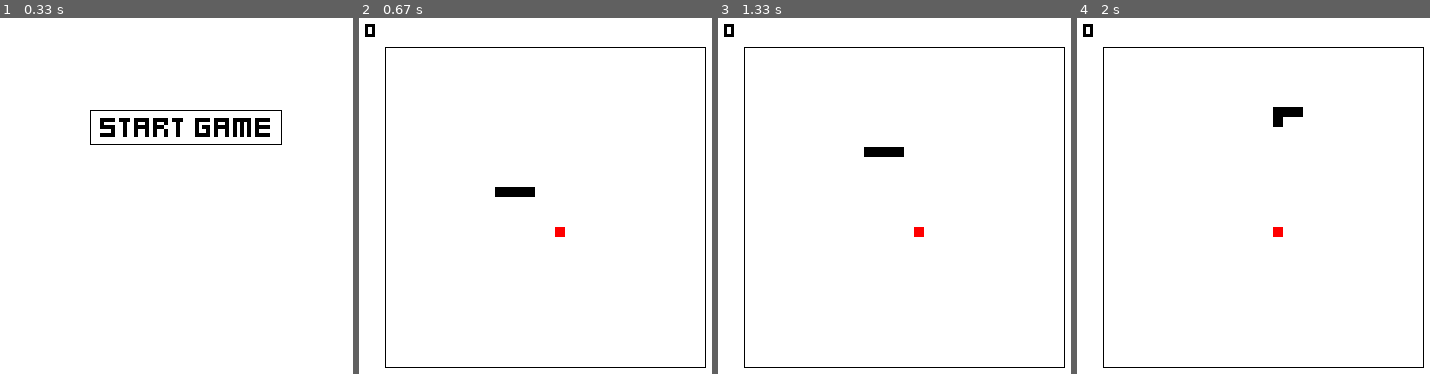
Above: before the commit, frames 1-4 (left to right).
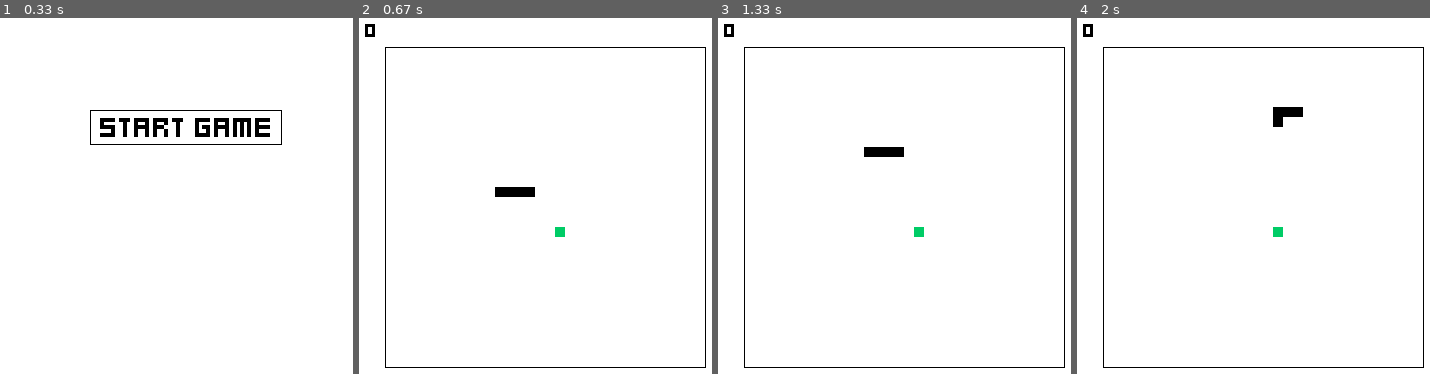
Above: after the commit, the same moments.

Repository: BorZzzenko/Simple-Snake-Game-Pygame
Game: pygame game, started from MainWindow.pyw
The game is run twice, just before and just after one commit, with the same random seed, the same clock (stepped at 60 frames per second) and the same inputs.
Inputs (mouse positions are in pixels of both pictures, inside the frame that each line leads up to):
- Up to frame 1 (0.33 s): no input
- Up to frame 2 (0.67 s): click (546, 128) at 0.38 s
- Up to frame 3 (1.33 s): tap W at 0.67 s; hold Right from 1 s (still down)
- Up to frame 4 (2 s): release Right at 1.47 s; hold Up 1.5-1.8 s; hold Right from 1.83 s (still down)

Frame 1 is identical in both runs. In frame 2, less than 0.1% of the frame differs, in the area x 55-59%, y 58-62%; in frame 3, less than 0.1%; in frame 4, less than 0.1%.

Commit message:
added bonus food with a lot of score points

Diff:
--- a/Food.py
+++ b/Food.py
@@ -1,5 +1,10 @@
 from GameFieldObject import GameFieldObject
 
 class Food(GameFieldObject):
-    def __init__(self, x, y):
-        return super().__init__(x, y)
+    def __init__(self, x, y, score):
+        GameFieldObject.__init__(self, x, y)
+        self.__score = score
+
+    @property
+    def score(self):
+        return self.__score
--- a/GameField.py
+++ b/GameField.py
@@ -56,7 +56,7 @@
 
         return self.__snake
 
-    def add_food(self):
+    def add_food(self, score):
         if self.__food is None:
             x = y = 0
             while True:
@@ -66,7 +66,7 @@
                 if (x, y) not in self.__snake:
                     break
 
-            self.__food = Food(x, y)
+            self.__food = Food(x, y, score)
 
     def delete_food(self):
         del self.__food
--- a/MainWindow.pyw
+++ b/MainWindow.pyw
@@ -3,7 +3,7 @@
 from GameField import GameField
 
 class Window():
-    def __init__(self, width, height, cell_width = 10):
+    def __init__(self, width, height, cell_width = 10, normal_score_points = 10):
         self.__width = width
         self.__height = height
 
@@ -11,6 +11,9 @@
 
         self.CELL_WIDTH = cell_width
         self.INDENT = 4 * self.CELL_WIDTH
+        self.SCORE_POINTS = normal_score_points
+        self.BONUS_SCORE_POINTS = normal_score_points * 3 // 2
+
         self.colors = self.Color()
 
         pygame.init()
@@ -24,6 +27,7 @@
         BLACK = (0, 0, 0),
         WHITE = (255, 255, 255),
         RED = (255, 0, 0)
+        GREEN = (0, 204, 102)
 
     def draw(self):
         self.__screen.fill(self.colors.WHITE)
@@ -70,7 +74,9 @@
     def draw_food(self):
         food = self.__game_field.food
         if food is not None:
-            pygame.draw.rect(self.__screen, self.colors.RED,
+            color = self.colors.GREEN if food.score == 10 else self.colors.RED
+
+            pygame.draw.rect(self.__screen, color,
                             [food.x * self.CELL_WIDTH, food.y * self.CELL_WIDTH,
                             self.CELL_WIDTH, self.CELL_WIDTH])
 
@@ -123,6 +129,8 @@
     def game_loop(self):
         snake = self.__game_field.add_snake()
 
+        food_counter = 0
+
         clock = pygame.time.Clock()
 
         while True:
@@ -133,6 +141,7 @@
                 if event.type == pygame.QUIT:
                     exit()
 
+            # Snake movement control
             keys = pygame.key.get_pressed()
             for key in keys:
                 if keys[pygame.K_LEFT] or keys[pygame.K_a]:
@@ -151,9 +160,15 @@
                     snake.change_direction('down')
                     break
 
-
+            # Adding food
             if self.__game_field.food is None:
-               self.__game_field.add_food()
+               food_counter += 1
+
+               if food_counter <= 5:
+                self.__game_field.add_food(self.SCORE_POINTS)
+               else:
+                   self.__game_field.add_food(self.BONUS_SCORE_POINTS)
+                   food_counter = 0
 
             if not snake.move():
                 break
--- a/Snake.py
+++ b/Snake.py
@@ -98,7 +98,8 @@
         self.__directions.append(last_dir)
 
     def __eat(self):
+        self.__game_field.score += self.__game_field.food.score
         self.__game_field.delete_food()
-        self.__game_field.score += 10
+
         self.add_body_block()
         self.add_body_block()
